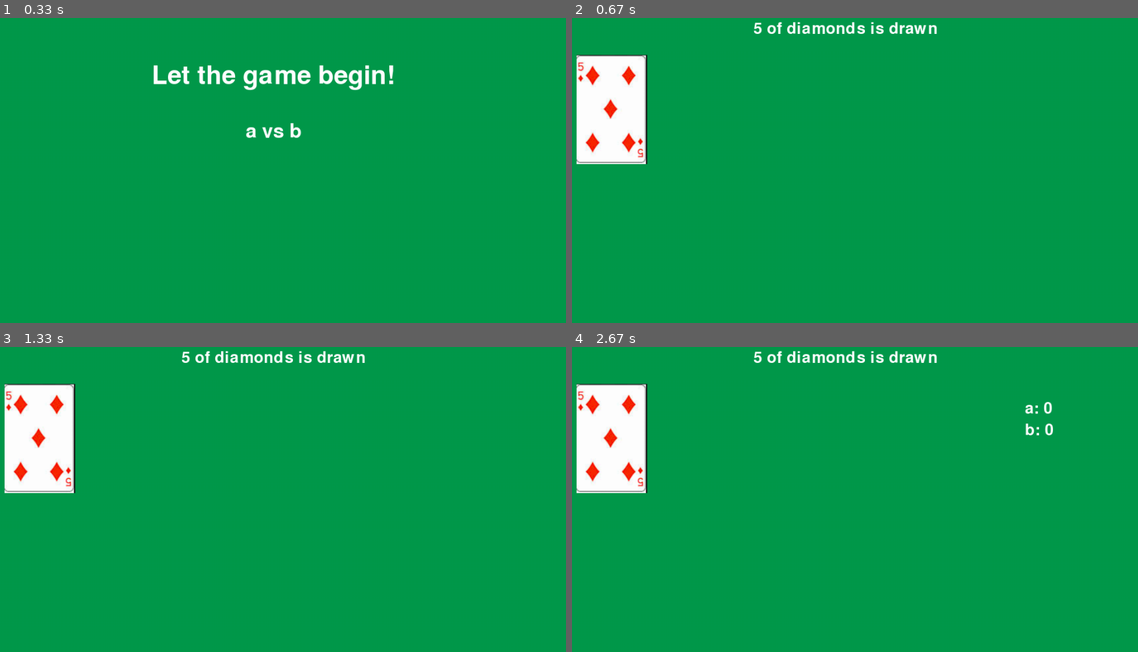
Above: before the commit, frames 1-4 (two rows, left to right).
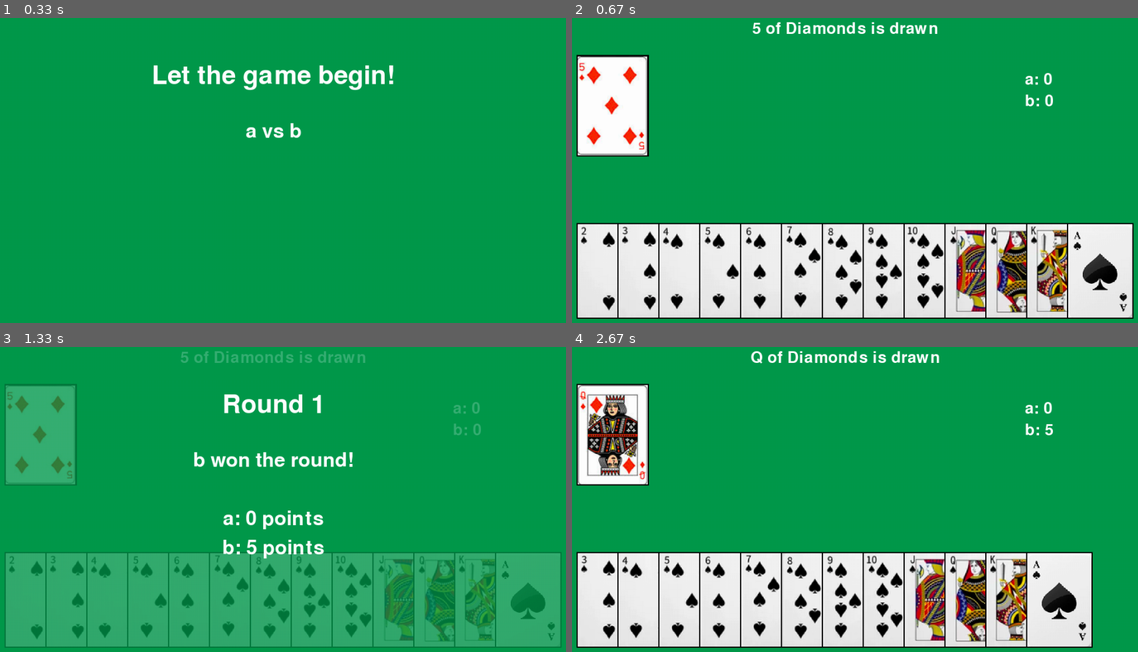
Above: after the commit, the same moments.

Repository: aadya28/WE-Module3
Game: pygame game, started from Pygame_Diamonds/game.py
The game is run twice, just before and just after one commit, with the same random seed, the same clock (stepped at 60 frames per second) and the same inputs.
Inputs (mouse positions are in pixels of both pictures, inside the frame that each line leads up to):
- Up to frame 1 (0.33 s): no input
- Up to frame 2 (0.67 s): tap Enter at 0.33 s
- Up to frame 3 (1.33 s): click (22, 600) at 0.82 s; type "a" at 1.1 s
- Up to frame 4 (2.67 s): type "n" at 1.5 s; type "n" at 1.9 s; tap Enter at 2.33 s

Frame 1 is identical in both runs. In frame 2, 33% of the frame differs, in the area x 0-100%, y 1-99%; in frame 3, 36%; in frame 4, 33%.

Commit message:
Added code for handling player's cards.

Diff:
--- a/Pygame_Diamonds/game.py
+++ b/Pygame_Diamonds/game.py
@@ -66,9 +66,11 @@
 
     # game starts
     round_number = 1
-    diamonds = cards.Suit("diamonds")
+    diamonds = cards.Suit("Diamonds")
     draw_pile = diamonds.create_suit()
     diamonds.shuffle_deck(draw_pile)
+    spades = cards.Suit("Spades")
+    player_hand = spades.create_suit()
 
     while round_number < 14:
         window.fill(GREEN)
@@ -78,9 +80,12 @@
         round_points = drawn_card.value
         ui.render_draw_pile(window, drawn_card_name)
         ui.render_scorecard(window, player1_name, player2_name, player1_score, player2_score)
+        card_positions = ui.render_player_hand(window, player_hand)
 
         # Player and computer make their bids
-        player1_bid = cards.Card("Spades", "10", "10")  # Placeholder, replace with actual player bid
+        player1_bid = ui.handle_player_input(player_hand, card_positions)
+        print(player1_bid)
+            # cards.Card("Spades", "10", "10"))  # Placeholder, replace with actual player bid
         player2_bid = cards.Card("Hearts", "J", "11")  # Placeholder, replace with actual computer bid
 
         # Calculate points and determine the winner of the round
--- a/Pygame_Diamonds/ui.py
+++ b/Pygame_Diamonds/ui.py
@@ -16,6 +16,8 @@
 
 def update_screen():
     pygame.display.flip()
+
+def round_transition():
     waiting_for_return = True
     while waiting_for_return:
         for event in pygame.event.get():
@@ -87,7 +89,7 @@
         screen.blit(font.render(player1_input, True, white), (player1_input_rect.x + 5, player1_input_rect.y + 5))
         screen.blit(font.render(player2_input, True, white), (player2_input_rect.x + 5, player2_input_rect.y + 5))
 
-        pygame.display.flip()
+        update_screen()
 
     return player1_input, player2_input
 
@@ -115,7 +117,7 @@
     screen.blit(vs_text, ((screen_width - vs_text.get_width()) // 2, 200))
 
     update_screen()
-
+    round_transition()
 
 
 def render_round_info(screen, round_number, player1_name, p1_curr_round_points, player2_name,
@@ -123,7 +125,7 @@
     blur_background(screen)
 
     # Set up fonts
-    font_large = pygame.font.Font(None, 72)
+    font_large = pygame.font.Font(None, 65)
     font_medium = pygame.font.Font(None, 50)
 
     # Set up colors
@@ -145,6 +147,7 @@
     screen.blit(player2_round_score_text, ((screen_width - player2_round_score_text.get_width()) // 2, 350))
 
     update_screen()
+    round_transition()
 
 def render_draw_pile(screen, drawn_card_name):
     # Set up fonts
@@ -166,8 +169,12 @@
     screen.blit(drawn_card_text, (drawn_card_text_x, drawn_card_text_y))
 
     # Load and render the image of the drawn card
-    card_image = pygame.image.load(os.path.join("images/diamonds", f"{split_card_name[0]}_of_diamonds.png"))
-    screen.blit(card_image, (draw_pile_x, draw_pile_y))
+    card_image = pygame.image.load(os.path.join("images/diamonds", f"{split_card_name[0]}_of_{split_card_name[2].lower()}.png"))
+    transformed_card_image = pygame.transform.scale(card_image, (120, 170))
+    card_rect = pygame.Rect(draw_pile_x, draw_pile_y, 124, 174)
+    pygame.draw.rect(screen, (0, 0, 0), card_rect, 3)
+    # Draw the actual card image inside the border
+    screen.blit(transformed_card_image, (draw_pile_x + 2, draw_pile_y + 2))
 
     # Update the display
     update_screen()
@@ -192,3 +199,53 @@
     screen.blit(player2_text, (text_x, player2_y))
 
     update_screen()
+
+def render_player_hand(screen, player_hand):
+    # Set up initial position for the first card
+    card_x = screen_width * 0.05
+    card_y = screen_height * 0.65
+
+    # Load card images
+    card_images = {}
+    card_positions = []  # List to store the position of each card
+
+    for card in player_hand:
+        card_name = f"{card.rank}_of_{card.suit.lower()}.png"
+        card_image = pygame.image.load(os.path.join("images/spades", card_name))
+        card_images[card] = pygame.transform.scale(card_image, (110, 160))  # Adjust size if needed
+
+        # Store the position of the card
+        card_positions.append((card_x, card_y))
+
+        # Draw black border around the card
+        card_rect = pygame.Rect(card_x, card_y, 114, 164)
+        pygame.draw.rect(screen, (0, 0, 0), card_rect, 3)
+        # Draw the actual card image inside the border
+        screen.blit(card_images[card], (card_x + 2, card_y + 2))  # Adjust position to fit the border
+        card_x += 70
+
+    update_screen()
+    return card_positions
+
+def handle_player_input(player_hand, card_positions):
+    # Loop for handling player input
+    selecting_card = True
+    selected_card = None
+    while selecting_card:
+        for event in pygame.event.get():
+            if event.type == pygame.QUIT:
+                pygame.quit()
+                quit()
+            elif event.type == pygame.MOUSEBUTTONDOWN:
+                mouse_x, mouse_y = pygame.mouse.get_pos()
+                # Check if the mouse click is within the bounding box of any card
+                for index, position in enumerate(card_positions):
+                    card_x, card_y = position
+                    card_rect = pygame.Rect(card_x, card_y, 70, 164)
+                    if card_rect.collidepoint(mouse_x, mouse_y):
+                        selected_card = player_hand[index]  # Get the corresponding card from the player_hand
+                        selecting_card = False
+                        break
+    player_hand.remove(selected_card)
+    update_screen()
+    return selected_card
